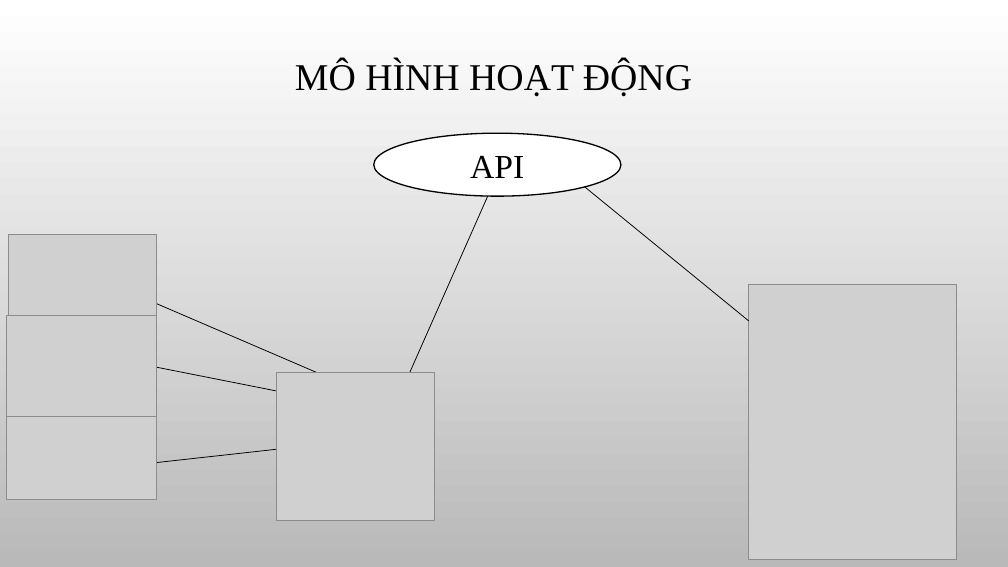
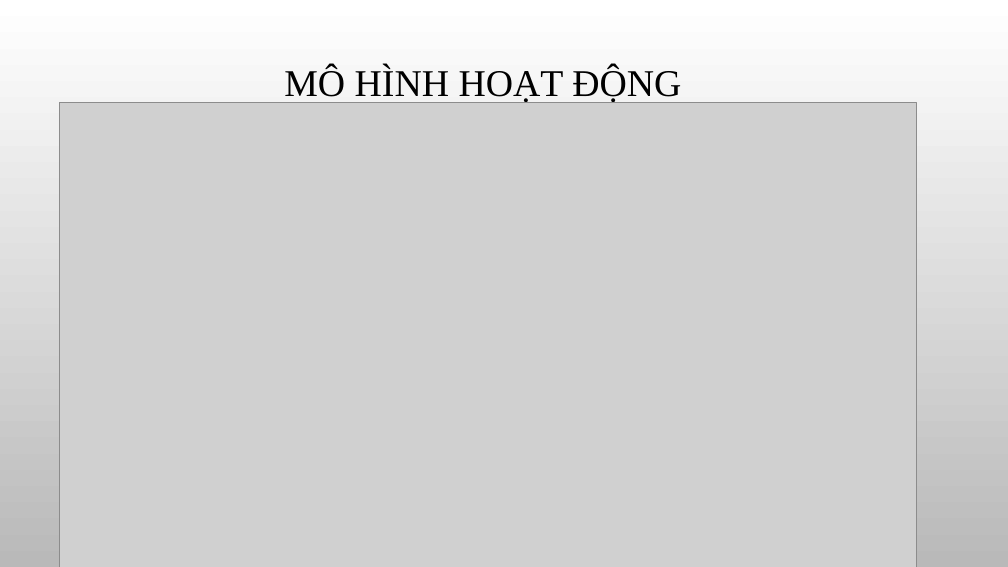
Before and after one commit to AJackTi/Project-Monitor-Baby, a slide deck: slide 8 of Giám sát giấc ngủ em bé thông qua.pptx (slide 9 before the commit). Drawn at 1008x567 pixels with LibreOffice and Linux fonts; fonts in the diff are those of the drawing; grey boxes stand for pictures; background and template pictures are left out. Boxes give left, top, right and bottom in pixels: in the first picture for what was removed or moved away, otherwise in the second. Text is boxed around its words. In the diff, an @@ line names an element or a change of style, - is before the commit and + after.

```diff
--- a/Giám sát giấc ngủ em bé thông qua.pptx
+++ b/Giám sát giấc ngủ em bé thông qua.pptx
@@ title "MÔ HÌNH HOẠT ĐỘNG": place and size @@
-title "MÔ HÌNH HOẠT ĐỘNG" at (295, 61, 692, 97)
+title "MÔ HÌNH HOẠT ĐỘNG" at (284, 67, 681, 103)
@@ picture added at (59, 103, 916, 567) @@
@@ ellipse removed at (374, 133, 621, 196) @@
-API
@@ line removed from (383, 433) to (488, 196) @@
@@ line removed from (585, 187) to (749, 321) @@
@@ picture removed at (8, 234, 157, 315) @@
@@ picture removed at (749, 284, 957, 560) @@
@@ picture removed at (6, 315, 157, 417) @@
@@ line removed from (150, 301) to (337, 381) @@
@@ line removed from (157, 368) to (319, 399) @@
@@ picture removed at (276, 372, 434, 520) @@
@@ picture removed at (6, 414, 157, 500) @@
@@ line removed from (150, 464) to (286, 448) @@
```
Also in this commit, not shown: 3 other slides changed, 1 slide removed, 31 other files.
